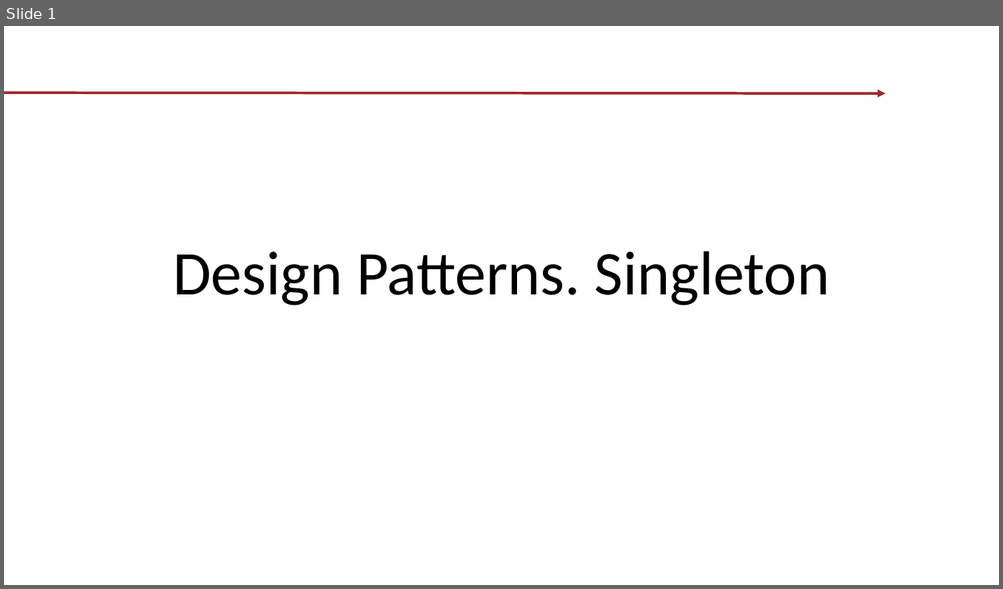
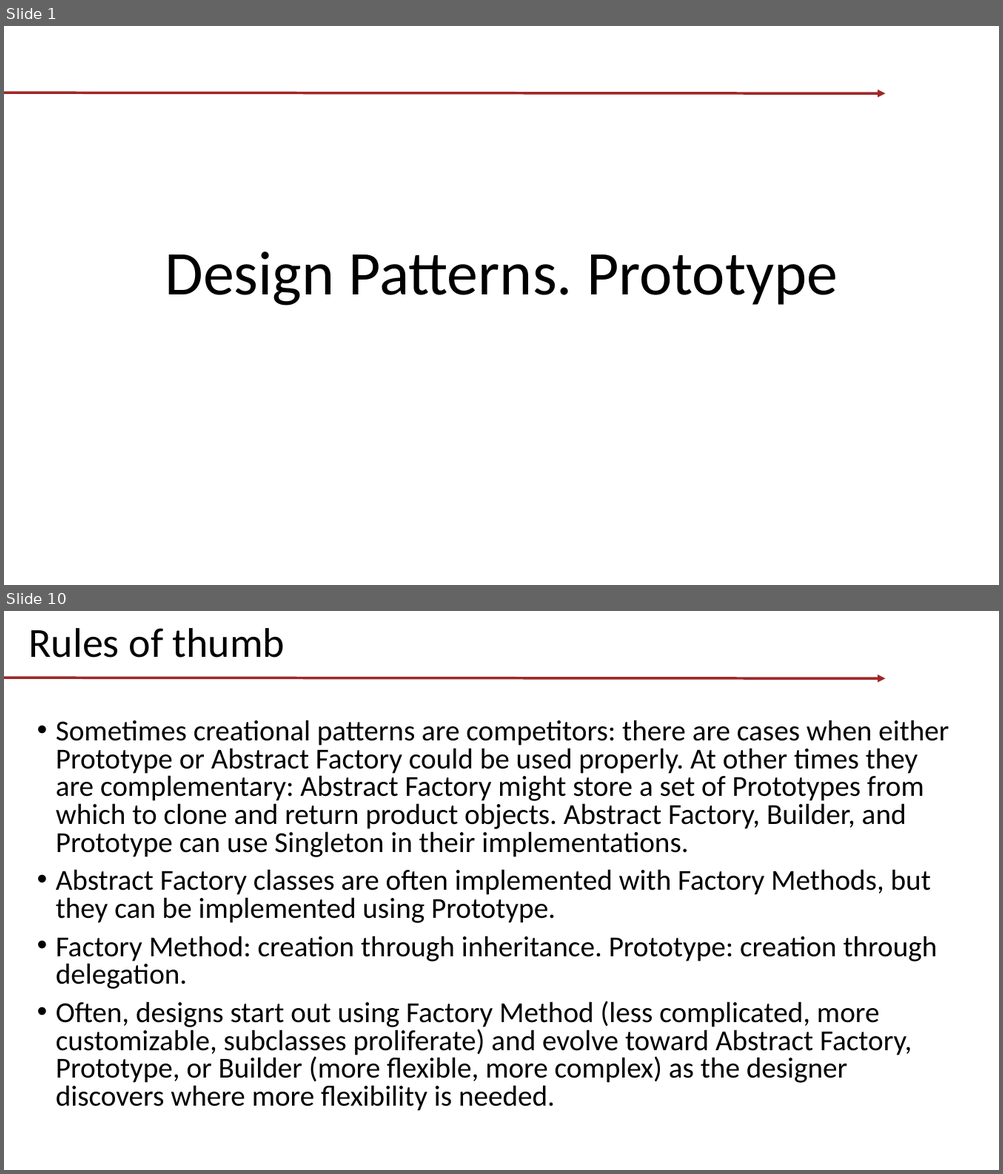
Before and after one commit to tishyk/codespacedirstructure, a slide deck: T1. Design Patterns/Prototype/Demo.pptx. Shown one above the other, each under a label of ours: slide 1 before the commit, slides 1 and 10 after it; the slides between them are not shown. The pictures are 1003x589 and 1003x1174 pixels, drawn with LibreOffice and Linux fonts; fonts in the diff are those of the drawing; background and template pictures are left out. Boxes give left, top, right and bottom in pixels: in the first picture for what was removed or moved away, otherwise in the second. Text is boxed around its words. In the diff, an @@ line names an element or a change of style, - is before the commit and + after.

Commit message:
T1. Patterns. part2

```diff
--- a/T1. Design Patterns/Prototype/Demo.pptx
+++ b/T1. Design Patterns/Prototype/Demo.pptx
@@ slide 10 added at <box>4,611,999,1170</box>, background picture (left out); not listed: 1 template element that a slide beside it also shows @@
@@ title added at <box>29,628,285,658</box>, 40 pt, text #000000 @@
+Rules of thumb
@@ text added at <box>56,720,948,1111</box>, 28 pt, text #000000 @@
+• Sometimes creational patterns are competitors: there are cases when either Prototype or Abstract Factory could be used properly. At other times they are complementary: Abstract Factory might store a set of Prototypes from which to clone and return product objects. Abstract Factory, Builder, and Prototype can use Singleton in their implementations.
+• Abstract Factory classes are often implemented with Factory Methods, but they can be implemented using Prototype.
+• Factory Method: creation through inheritance. Prototype: creation through delegation.
+• Often, designs start out using Factory Method (less complicated, more customizable, subclasses proliferate) and evolve toward Abstract Factory, Prototype, or Builder (more flexible, more complex) as the designer discovers where more flexibility is needed.
@@ slide 1 changed as well @@
@@ title at <box>165,252,837,306</box>: text changed @@
-Design Patterns. Singleton
+Design Patterns. Prototype
```
Also in this commit, not shown: 1 other slide changed, 8 other slides added, 19 other files.
